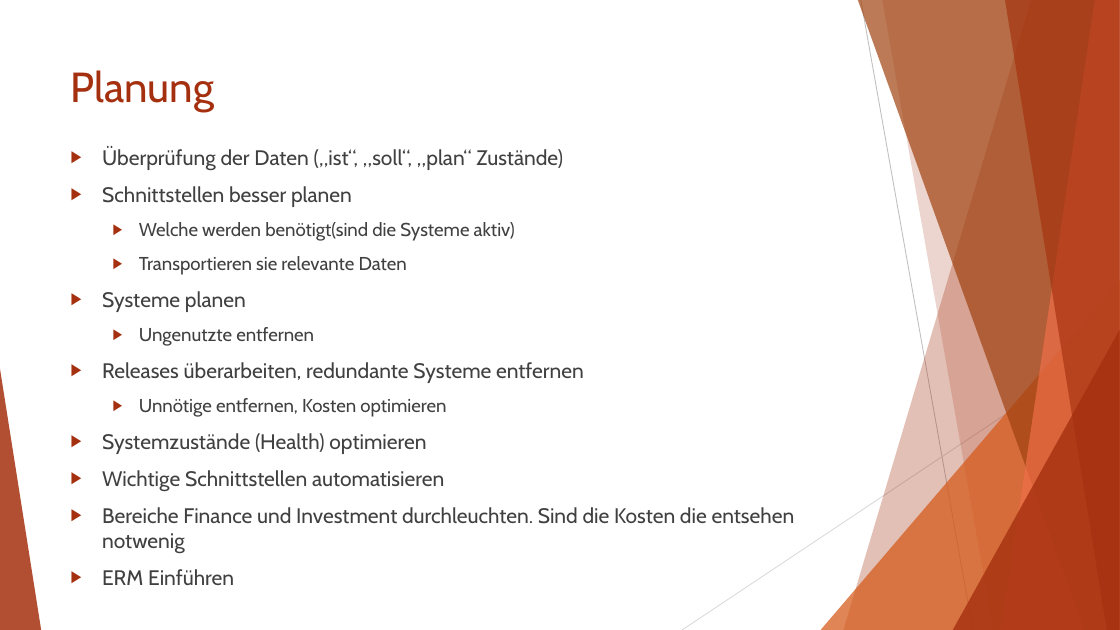
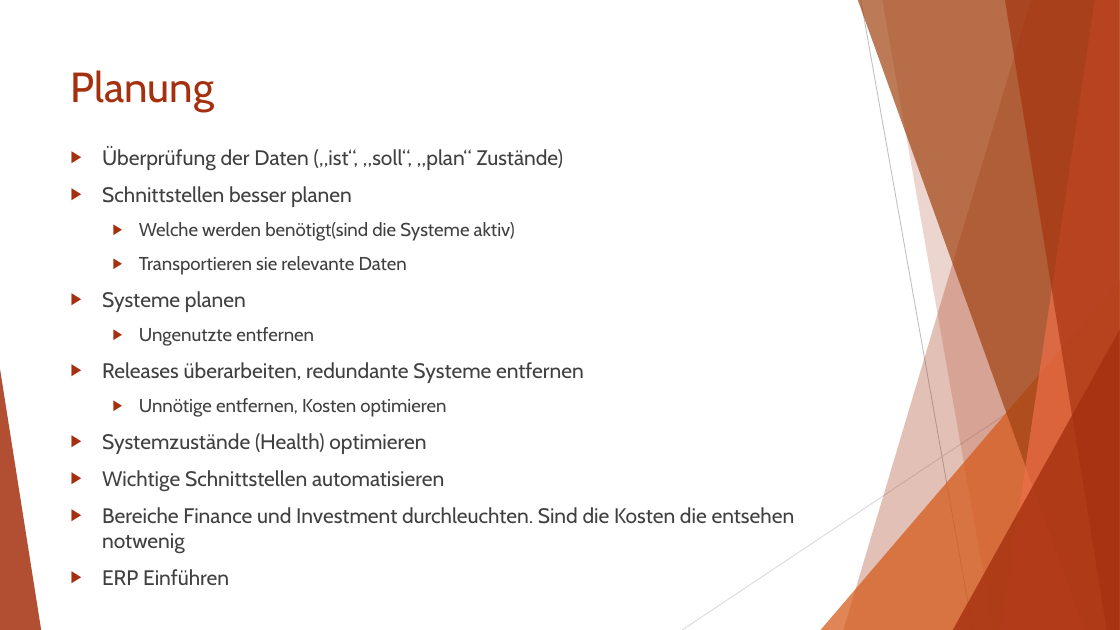
Before and after one commit to Maria-L/AI3_1314, a slide deck: slide 8 of BWL/Praktikum 4/Meeting zur Ist-Zustandsanalyse Bank4You.pptx. Drawn at 1120x630 pixels with LibreOffice and Linux fonts; fonts in the diff are those of the drawing. Boxes give left, top, right and bottom in pixels: in the first picture for what was removed or moved away, otherwise in the second. Text is boxed around its words. In the diff, an @@ line names an element or a change of style, - is before the commit and + after.

```diff
--- a/BWL/Praktikum 4/Meeting zur Ist-Zustandsanalyse Bank4You.pptx
+++ b/BWL/Praktikum 4/Meeting zur Ist-Zustandsanalyse Bank4You.pptx
@@ text at bbox=[102, 569, 229, 585]: text changed @@
-▶ ERM Einführen
+▶ ERP Einführen
```
Also in this commit, not shown: 1 other slide changed, 5 other files.
